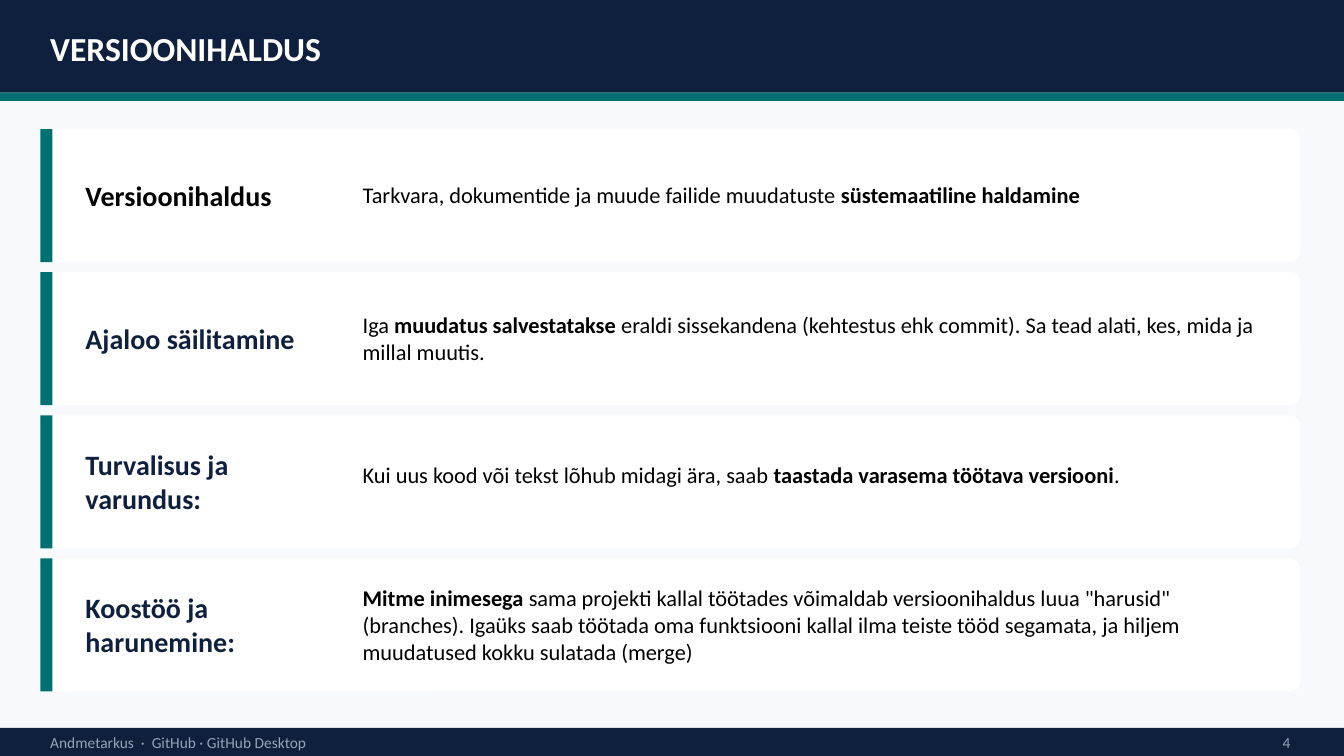
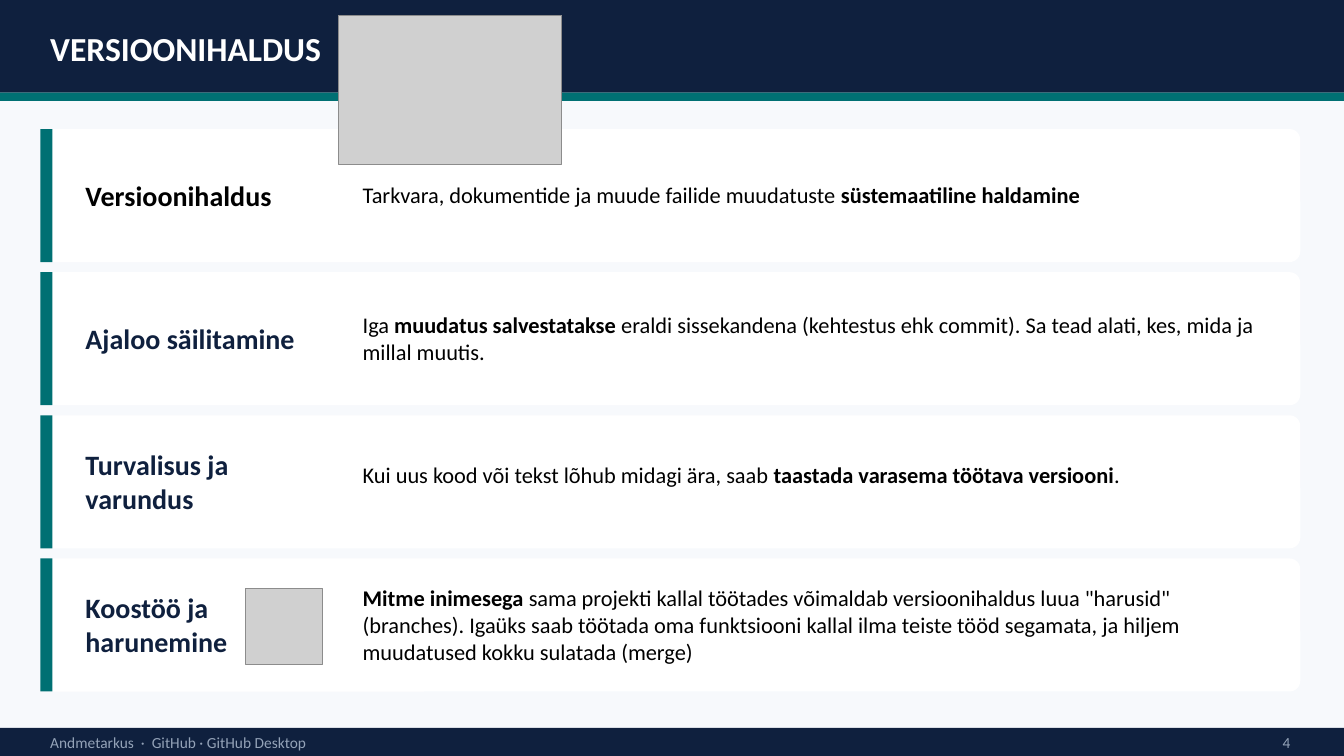
Before and after one commit to emilieabel/andmetarkus, a slide deck: slide 3 of Materjalid/Day15 AI Github/github-desktop-esitlus.pptx. Drawn at 1344x756 pixels with LibreOffice and Linux fonts; fonts in the diff are those of the drawing; grey boxes stand for pictures. Boxes give left, top, right and bottom in pixels: in the first picture for what was removed or moved away, otherwise in the second. Text is boxed around its words. In the diff, an @@ line names an element or a change of style, - is before the commit and + after.

```diff
--- a/Materjalid/Day15 AI Github/github-desktop-esitlus.pptx
+++ b/Materjalid/Day15 AI Github/github-desktop-esitlus.pptx
@@ picture added at [338, 15, 562, 164] @@
@@ text at [85, 455, 228, 510]: text changed @@
-Turvalisus ja varundus:
+Turvalisus ja varundus
@@ text at [85, 598, 227, 653]: text changed @@
-Koostöö ja harunemine:
+Koostöö ja harunemine
@@ picture added at [246, 589, 323, 665] @@
```
Also in this commit, not shown: 4 other slides changed, 5 slides added, 3 slides removed, 1 other file.
